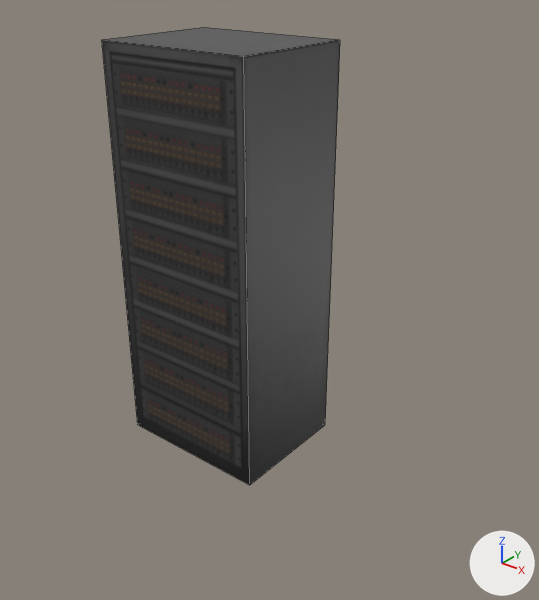
One commit to the FBX model Assets/Models/Props/Tech.fbx: the scene before it, then after it.
Camera for both pictures: a camera (50 mm lens) standing at (5.69, -6.28, 5.99) and looking at (-0.4, 1.34, 1.27). The lights are fixed; the arrows at lower right show +X, +Y and +Z. Mesh edges are drawn as thin lines.

In view in the first picture: 'Server'.
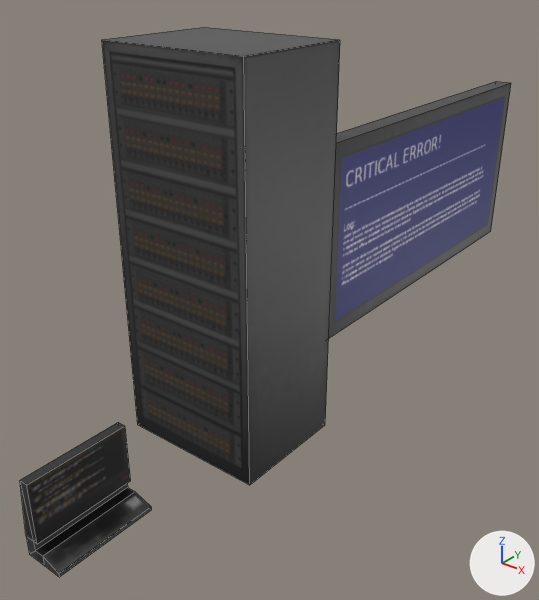
Location of each change, (x1, y1, x2, y2) in pixels of the pictures (539 x 600 px):
'DigitalPanel', added: after (329, 81, 511, 338)
'PC', moved (not visible before): after (20, 422, 151, 577)

Edits to the bpy script that builds the scene:
```text
Add me_cube:
    me_cube.from_pydata(...)  # a box spanning x -0.15..0.15, y -3.0..3.0, z -1.5..1.5
    me_cube.materials.append(mat_tech)  # picture img_tech_atlas_png
Change ob_pc:
    ob_pc.location: (0.0, 0.0, 0.0) -> (0.0, -2.5, 0.0)
Add ob_digitalpanel:
    ob_digitalpanel = bpy.data.objects.new('DigitalPanel', me_cube)
    ob_digitalpanel.location = (0.0, 5.0, 2.0)
```
